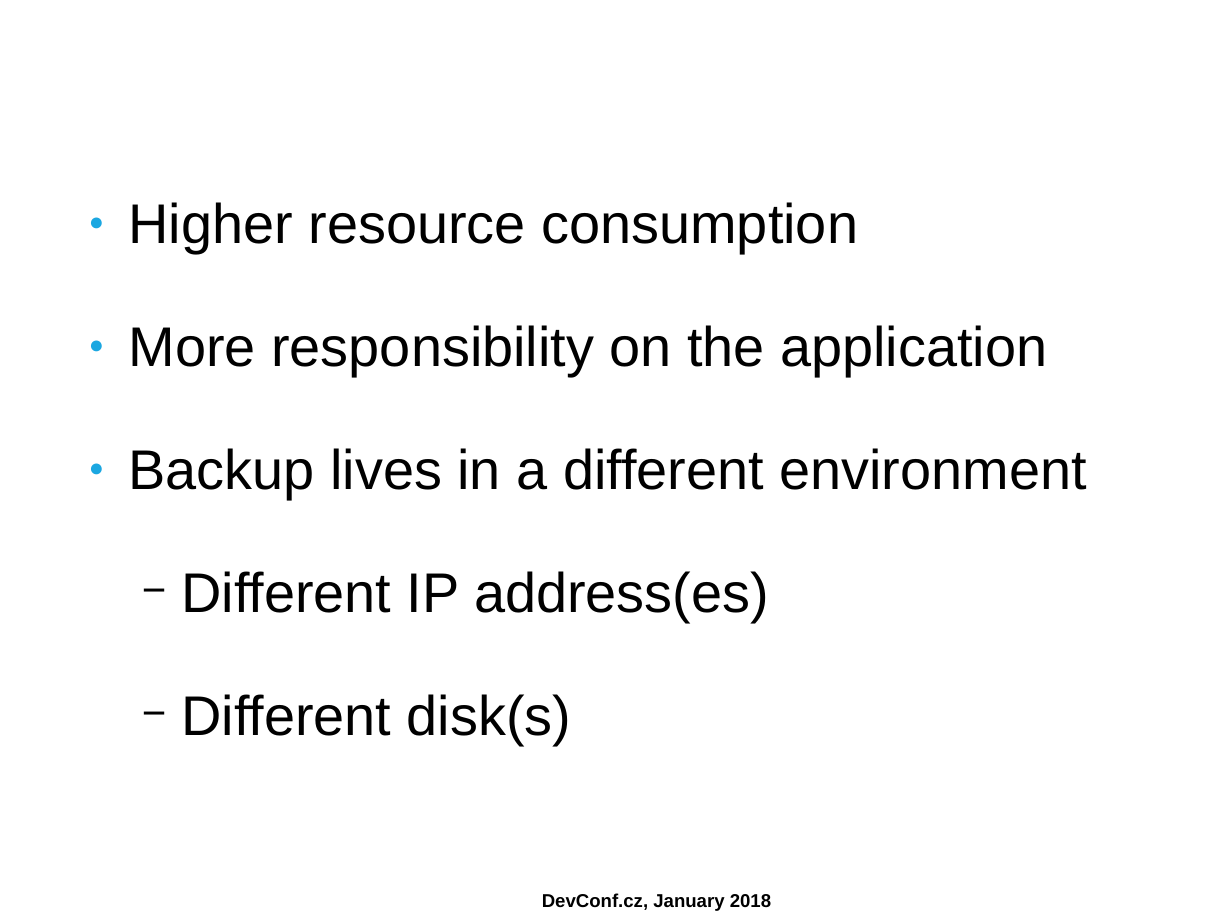
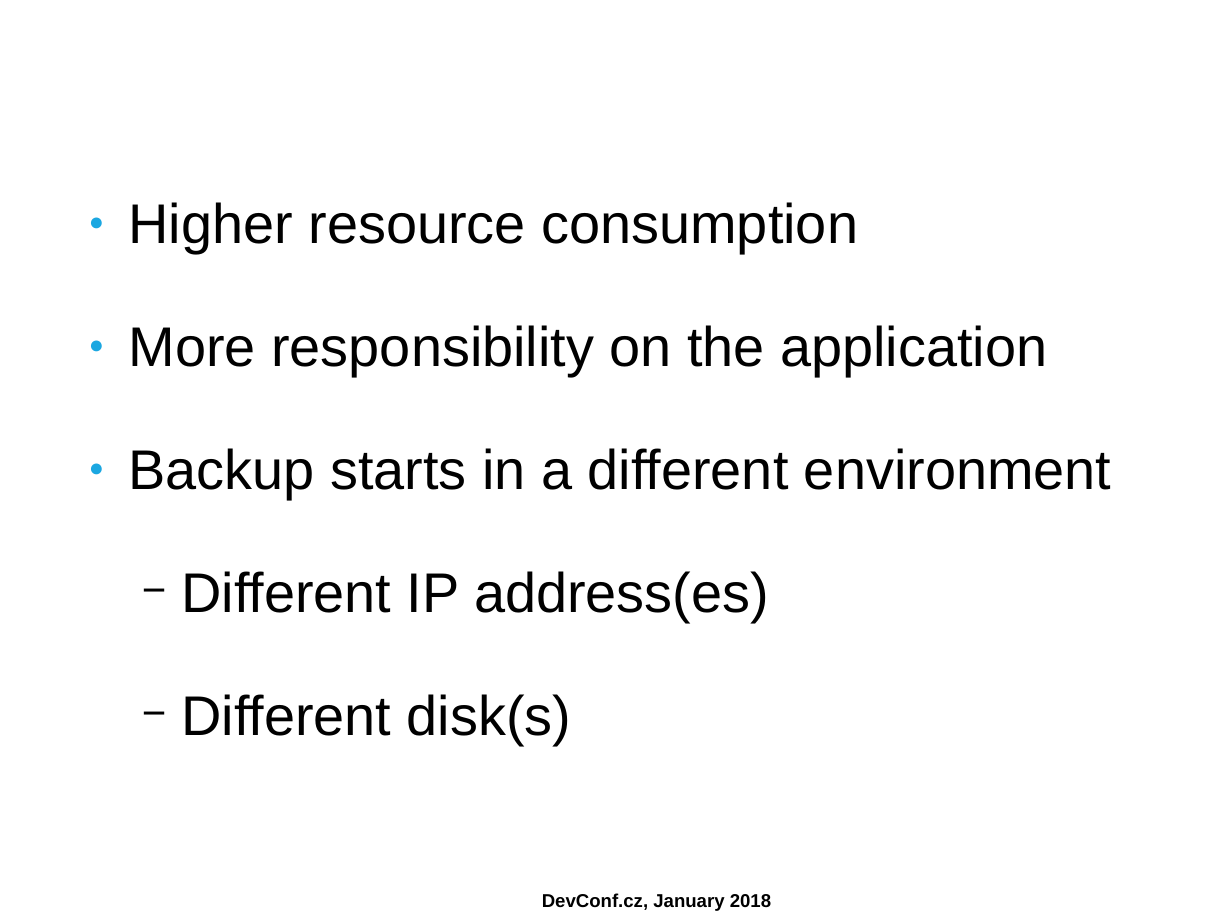
Before and after one commit to ahadas/ahadas.github.io, a slide deck: slide 8 of slides/high_availability_with_no_split_brains.odp. Drawn at 1232x924 pixels with LibreOffice and Linux fonts; fonts in the diff are those of the drawing; background and template pictures are left out. Boxes give left, top, right and bottom in pixels: in the first picture for what was removed or moved away, otherwise in the second. Text is boxed around its words. In the diff, an @@ line names an element or a change of style, - is before the commit and + after.

```diff
--- a/slides/high_availability_with_no_split_brains.odp
+++ b/slides/high_availability_with_no_split_brains.odp
@@ text at (129, 448, 1111, 499): text changed @@
-● Backup lives in a different environment
+● Backup starts in a different environment
```
Also in this commit, not shown: 15 other slides changed, 3 slides added, 2 slides removed, 1 other file.
